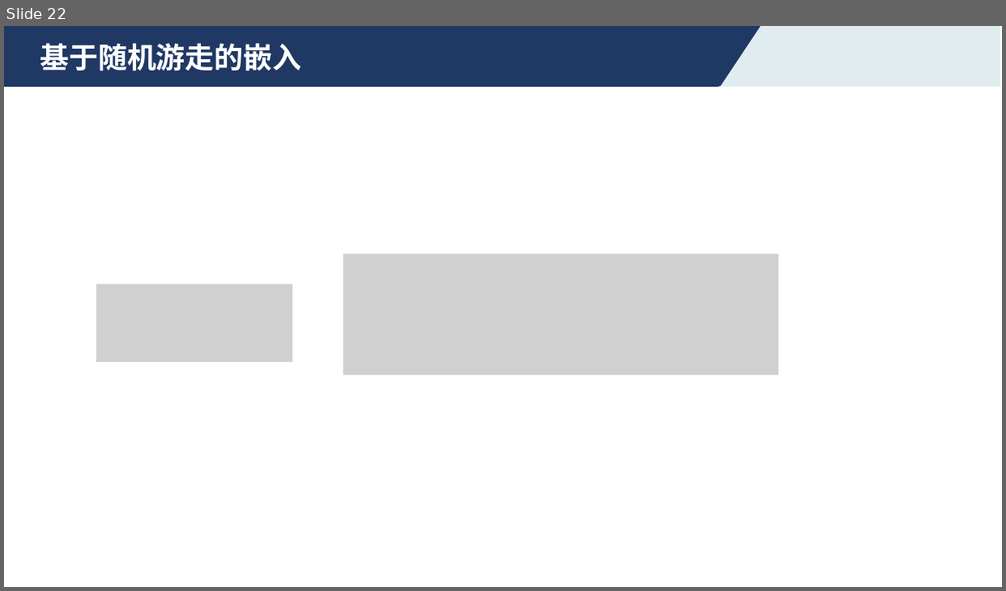
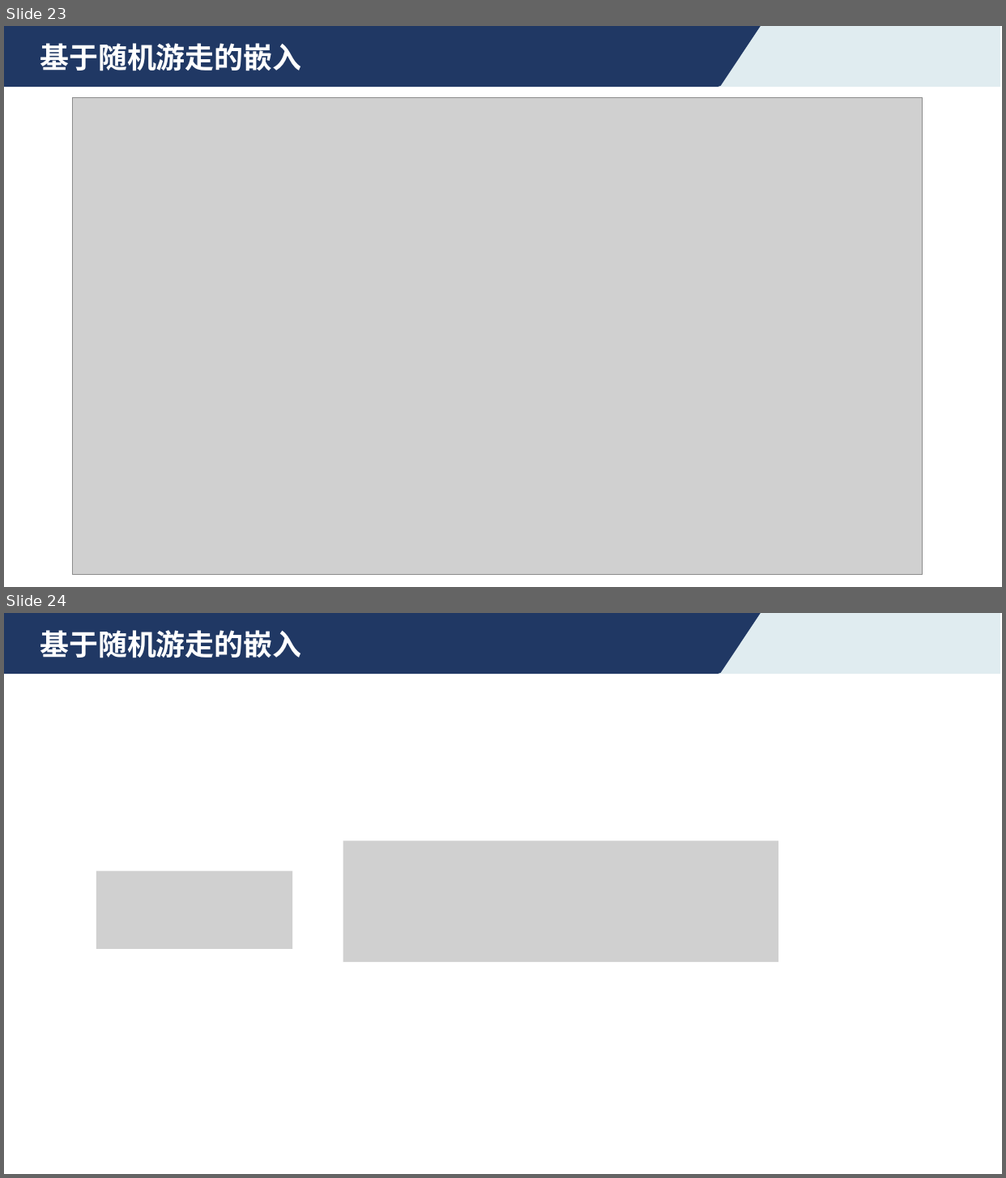
Before and after one commit to ustc-aicourse/ustc-aicourse.github.io, a slide deck: course-materials/theory/2026-09-28/4.2 图表征学习.pptx. Shown one above the other, each under a label of ours: slide 22 before the commit, slides 23 and 24 after it. The pictures are 1006x591 and 1006x1178 pixels, drawn with LibreOffice and Linux fonts; fonts in the diff are those of the drawing; grey boxes stand for pictures. Boxes give left, top, right and bottom in pixels: in the first picture for what was removed or moved away, otherwise in the second. Text is boxed around its words. In the diff, an @@ line names an element or a change of style, - is before the commit and + after.

```diff
--- a/course-materials/theory/2026-09-28/4.2 图表征学习.pptx
+++ b/course-materials/theory/2026-09-28/4.2 图表征学习.pptx
@@ slide 23 added at (4,26,1002,587), background #FFFFFF; not listed: 2 template elements that a slide beside it also shows @@
@@ text added at (40,43,301,71), 28 pt, text #FFFFFF, bold @@
+基于随机游走的嵌入
@@ picture added at (73,97,923,574) @@
@@ what was slide 22 is now slide 24 @@
```
Also in this commit, not shown: 1 other slide added, 6 other files.
